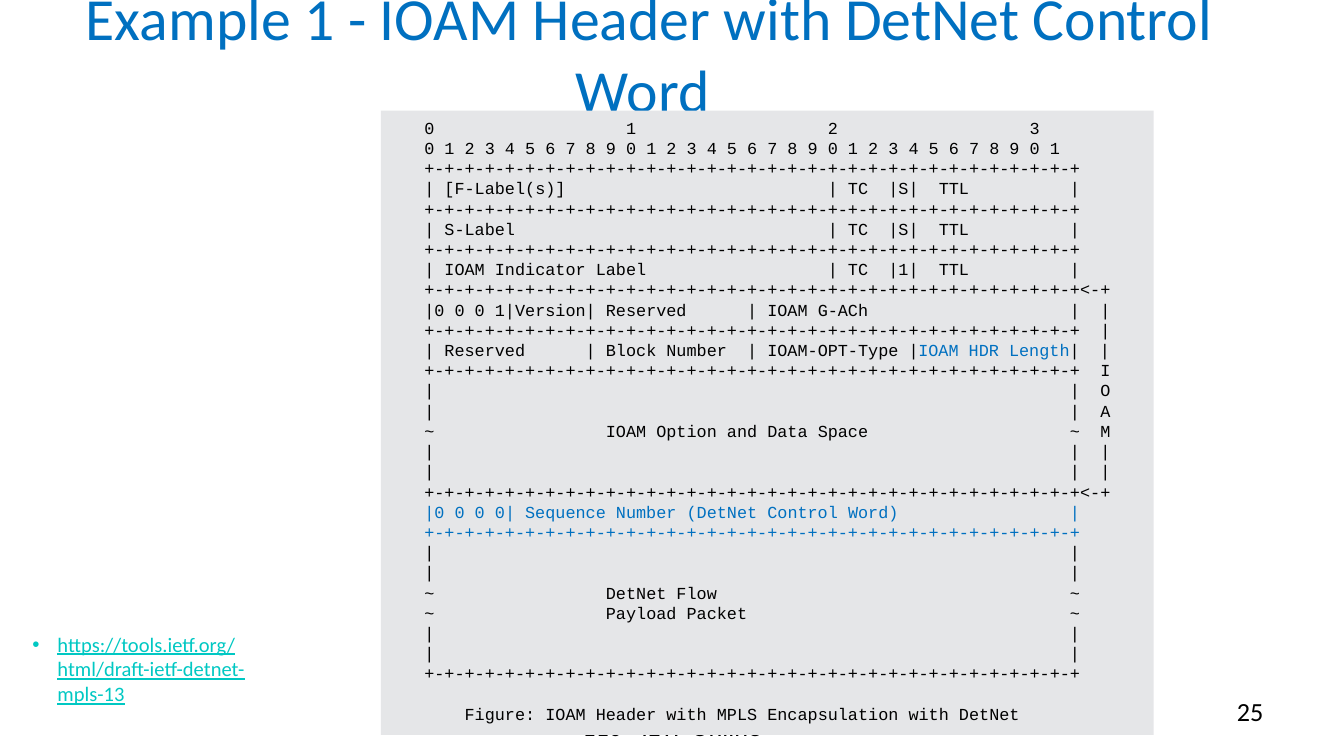
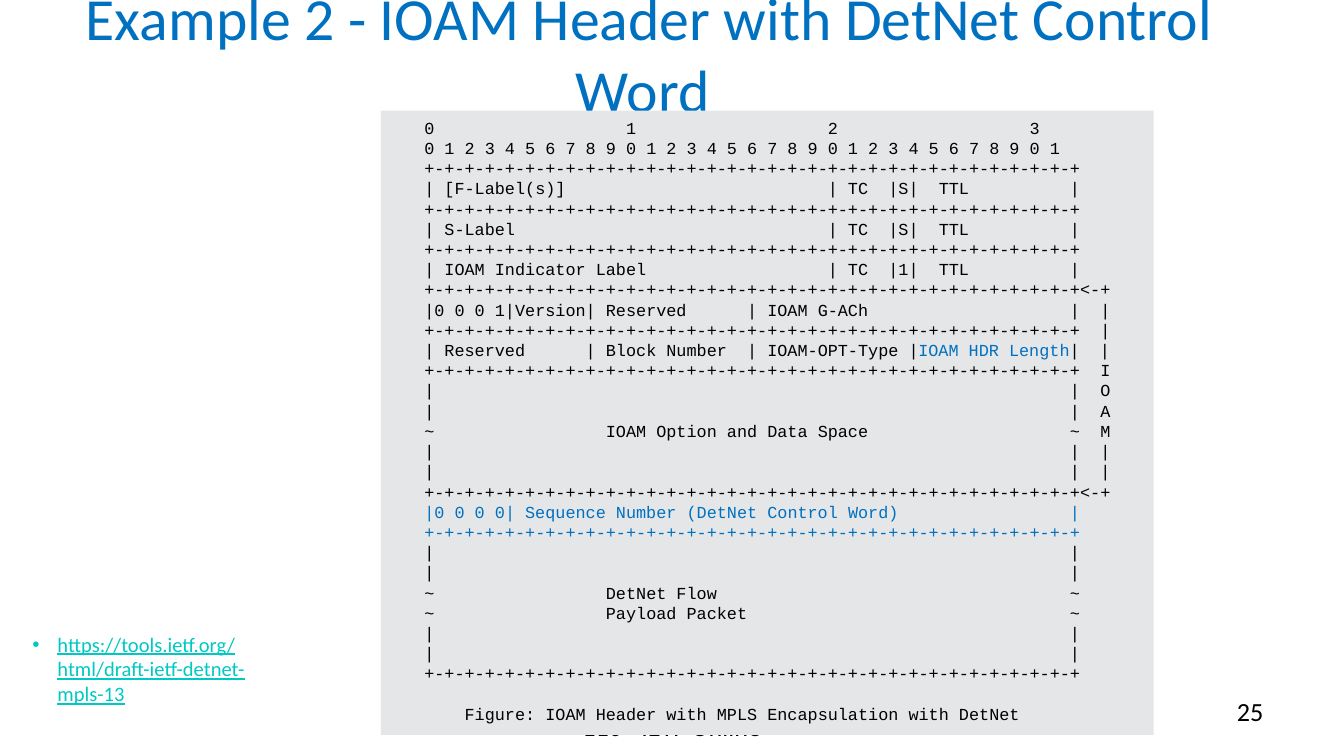
Before and after one commit to rakgandhi/ietf-slides, a slide deck: slide 25 of draft-gandhi-mpls-ioam-sr-05.pptx. Drawn at 1344x756 pixels with LibreOffice and Linux fonts; fonts in the diff are those of the drawing. Boxes give left, top, right and bottom in pixels: in the first picture for what was removed or moved away, otherwise in the second. Text is boxed around its words. In the diff, an @@ line names an element or a change of style, - is before the commit and + after.

```diff
--- a/draft-gandhi-mpls-ioam-sr-05.pptx
+++ b/draft-gandhi-mpls-ioam-sr-05.pptx
@@ title at bbox=[86, 0, 1212, 127]: text changed @@
-Example 1 - IOAM Header with DetNet Control Word
+Example 2 - IOAM Header with DetNet Control Word
```
Also in this commit, not shown: 7 other slides changed, 1 other file.
